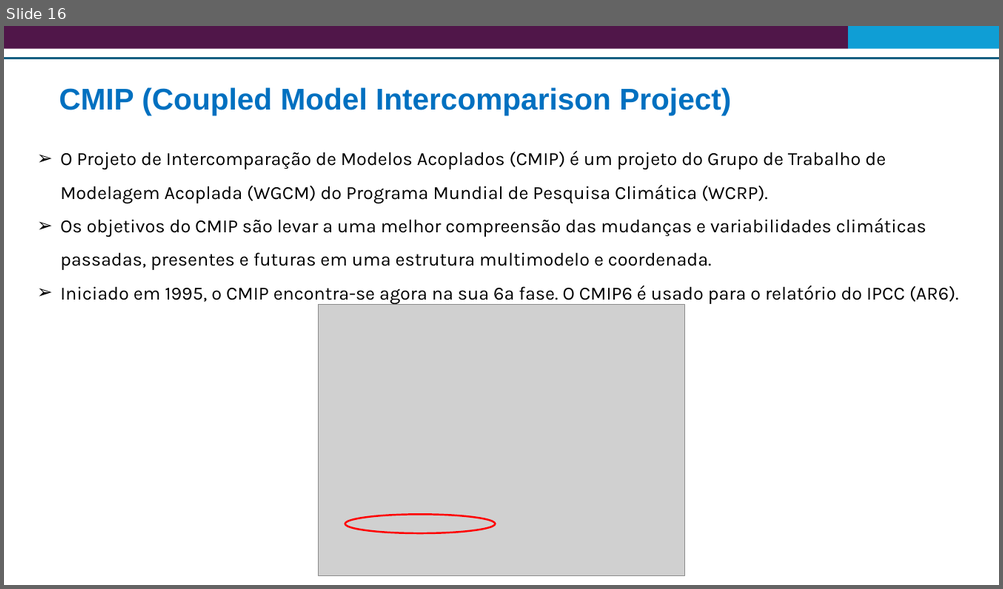
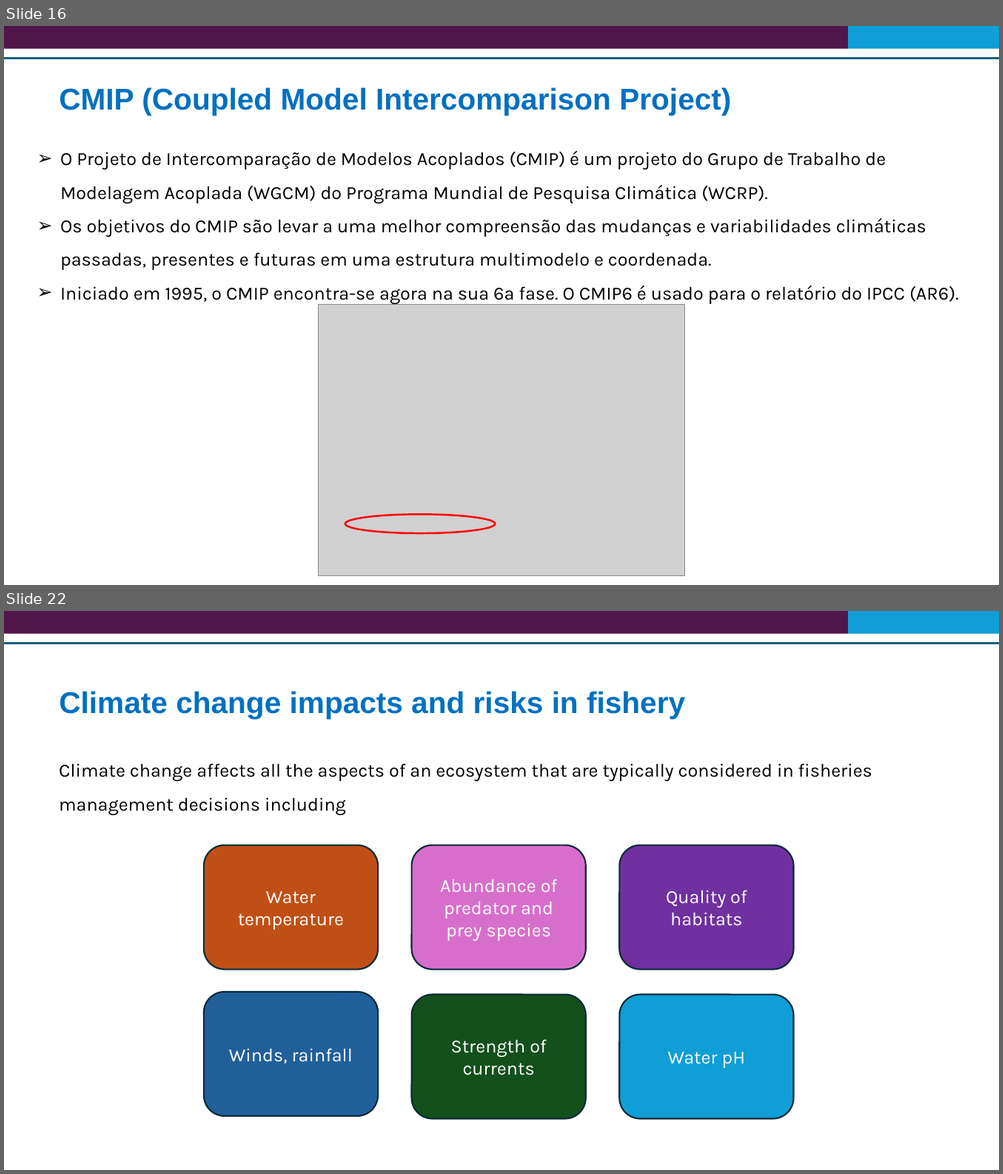
Before and after one commit to Risk-Team/trainings, a slide deck: STP/presentations/GCF and climate change adaptation concepts.pptx. Shown one above the other, each under a label of ours: slide 16 before the commit, slides 16 and 22 after it; the slides between them are not shown. The pictures are 1003x589 and 1003x1174 pixels, drawn with LibreOffice and Linux fonts; fonts in the diff are those of the drawing; grey boxes stand for pictures. Boxes give left, top, right and bottom in pixels: in the first picture for what was removed or moved away, otherwise in the second. Text is boxed around its words. In the diff, an @@ line names an element or a change of style, - is before the commit and + after.

```diff
--- a/STP/presentations/GCF and climate change adaptation concepts.pptx
+++ b/STP/presentations/GCF and climate change adaptation concepts.pptx
@@ slide 22 added at <box>4,611,999,1170</box>, background #FFFFFF @@
@@ rectangle added at <box>4,611,848,634</box>, fill #501649 @@
@@ rectangle added at <box>848,611,999,634</box>, fill #0F9ED5 @@
@@ line added from (4, 643) to (999, 643), #156082 2.25 pt @@
@@ title added at <box>59,691,685,718</box>, 29 pt, text #0070C0, bold @@
+Climate change impacts and risks in fishery
@@ text added at <box>59,763,872,815</box>, 18 pt, text #000000 @@
+Climate change affects all the aspects of an ecosystem that are typically considered in fisheries management decisions including
@@ rounded rectangle added at <box>204,846,378,970</box>, fill #C04F15, outline #092A39 1.5 pt, 18 pt, text #FFFFFF @@
+Water temperature
@@ rounded rectangle added at <box>412,846,585,970</box>, fill #D86ECC, outline #092A39 1.5 pt, 18 pt, text #FFFFFF @@
+Abundance of predator and prey species
@@ rounded rectangle added at <box>620,846,794,970</box>, fill #7030A0, outline #092A39 1.5 pt, 18 pt, text #FFFFFF @@
+Quality of habitats
@@ rounded rectangle added at <box>204,992,378,1117</box>, fill #215F9A, outline #092A39 1.5 pt, 18 pt, text #FFFFFF @@
+Winds, rainfall
@@ rounded rectangle added at <box>412,994,585,1119</box>, fill #13501B, outline #092A39 1.5 pt, 18 pt, text #FFFFFF @@
+Strength of currents
@@ rounded rectangle added at <box>620,994,794,1119</box>, fill #0F9ED5, outline #092A39 1.5 pt, 18 pt, text #FFFFFF @@
+Water pH
```
Also in this commit, not shown: 1 slide changed, 8 other slides added.
